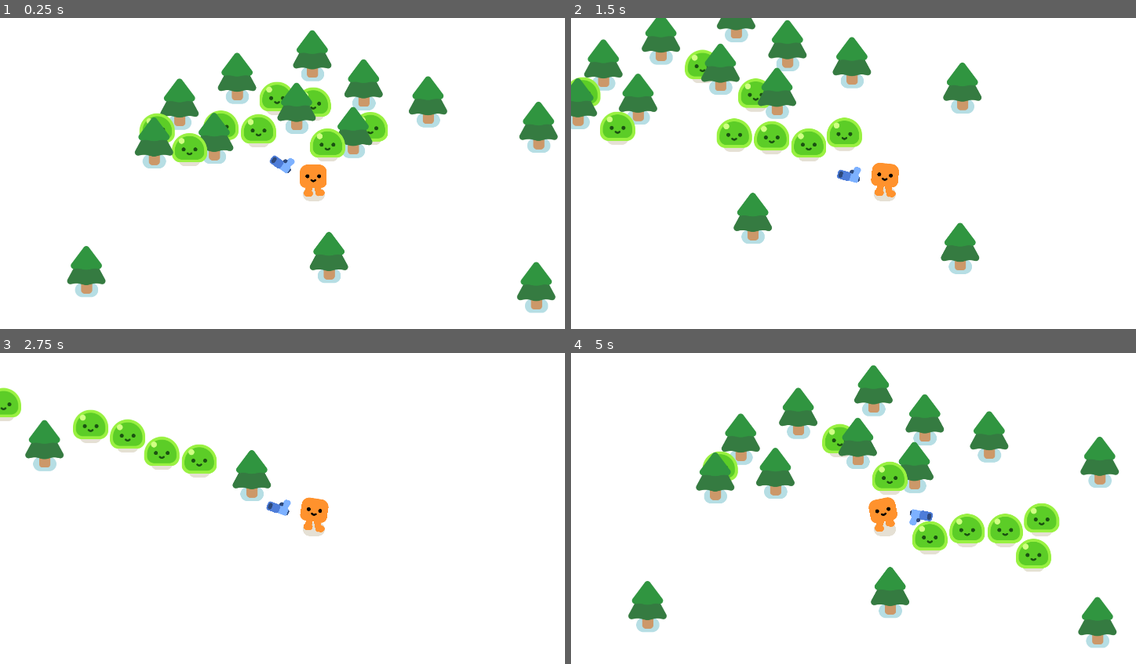
Above: before the commit, frames 1-4 (two rows, left to right).
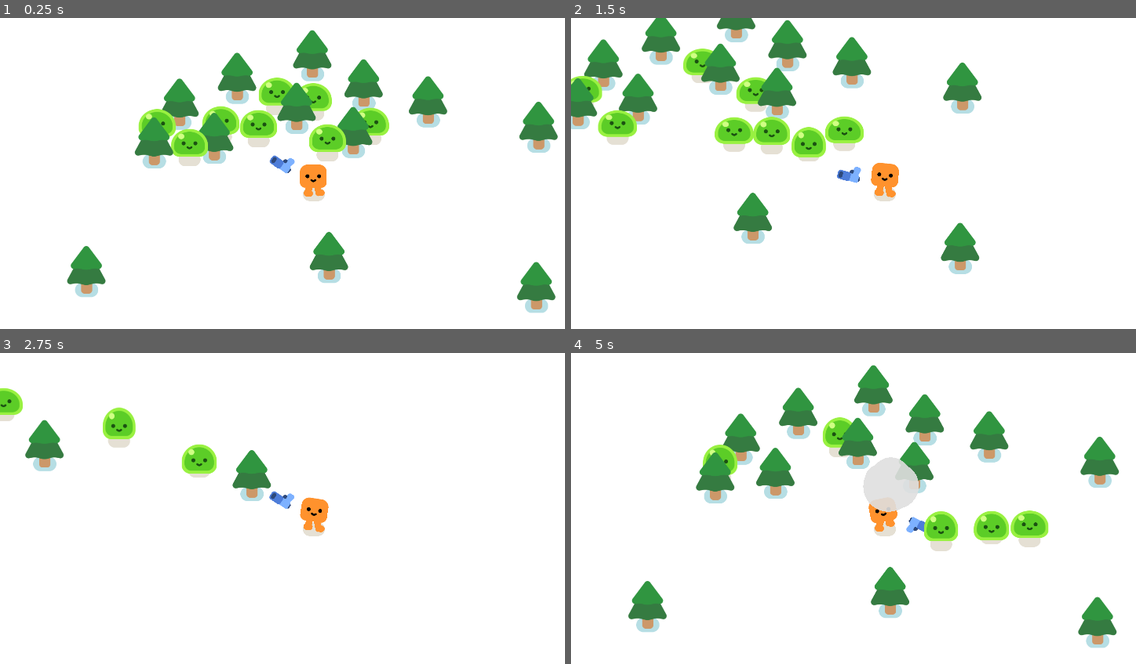
Above: after the commit, the same moments.

Repository: GlutenFreeGrass/Final-Project-Vampire-Survivor
Game: Godot game, scene res://survivors_game.tscn
The game is run twice, just before and just after one commit, with the same random seed, the same clock (stepped at 60 frames per second) and the same inputs.
Inputs:
- Up to frame 1 (0.25 s): no input
- Up to frame 2 (1.5 s): hold D (move_right) 0.53-1.28 s; hold S (move_down) from 1.28 s (still down)
- Up to frame 3 (2.75 s): release S (move_down) at 2.03 s; hold D (move_right) from 2.03 s (still down)
- Up to frame 4 (5 s): release D (move_right) at 2.78 s; hold W (move_up) 2.78-3.53 s; hold A (move_left) from 3.53 s (still down)

The runs differ from the first frame. In frame 1, 2.5% of the frame differs, in the area x 24-69%, y 19-47%; in frame 2, 2.0%; in frame 3, 2.1%; in frame 4, 4.7%, in the area x 23-87%, y 20-71%.

Commit message:
Make Gun Shoot Bullets That Damage Enemies

Diff:
--- a/2d-project-start/bullet.tscn
+++ b/2d-project-start/bullet.tscn
@@ -7,6 +7,7 @@
 radius = 18.0
 
 [node name="Bullet" type="Area2D"]
+top_level = true
 rotation = 0.369816
 collision_layer = 0
 collision_mask = 3
--- a/2d-project-start/gun.gd
+++ b/2d-project-start/gun.gd
@@ -5,3 +5,15 @@
 	if enemies_in_range.size() > 0:
 		var target_enemy = enemies_in_range.front()
 		look_at(target_enemy.global_position)
+
+func shoot():
+	const BULLET = preload("res://bullet.tscn")
+	var new_bullet = BULLET.instantiate()
+	new_bullet.global_position = %ShootingPoint.global_position
+	new_bullet.global_rotation = %ShootingPoint.global_rotation
+	%ShootingPoint.add_child(new_bullet)
+
+
+
+func _on_timer_timeout():
+	shoot() # Replace with function body.
--- a/2d-project-start/gun.tscn
+++ b/2d-project-start/gun.tscn
@@ -21,4 +21,11 @@
 texture = ExtResource("1_gra73")
 
 [node name="ShootingPoint" type="Marker2D" parent="WeaponPivot/Pistol"]
+unique_name_in_owner = true
 position = Vector2(26, -11)
+
+[node name="Timer" type="Timer" parent="."]
+wait_time = 0.3
+autostart = true
+
+[connection signal="timeout" from="Timer" to="." method="_on_timer_timeout"]
--- a/2d-project-start/mob.gd
+++ b/2d-project-start/mob.gd
@@ -1,10 +1,25 @@
 extends CharacterBody2D
 
+var health = 3
 
 @onready var player = get_node("/root/Game/Player")
 
+func _ready():
+	%Slime.play_walk()
 
 func _physics_process(delta):
 	var direction = global_position.direction_to(player.global_position)
 	velocity = direction * 300.0
 	move_and_slide()
+
+func take_damage():
+	health -= 1
+	$Slime.play_hurt()
+
+	if health == 0:
+		queue_free()
+
+		const SMOKE_SCENE = preload("res://smoke_explosion/smoke_explosion.tscn")
+		var smoke = SMOKE_SCENE.instantiate()
+		get_parent().add_child(smoke)
+		smoke.global_position = global_position
--- a/2d-project-start/mob.tscn
+++ b/2d-project-start/mob.tscn
@@ -12,6 +12,7 @@
 script = ExtResource("1_2wer4")
 
 [node name="Slime" parent="." instance=ExtResource("1_4ybne")]
+unique_name_in_owner = true
 
 [node name="CollisionShape2D" type="CollisionShape2D" parent="."]
 position = Vector2(0, -25)
